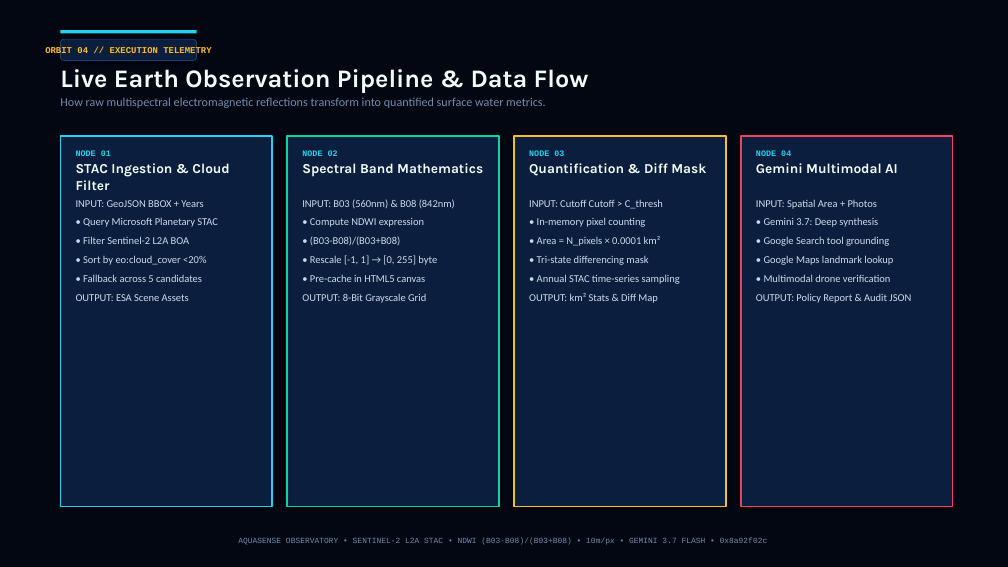
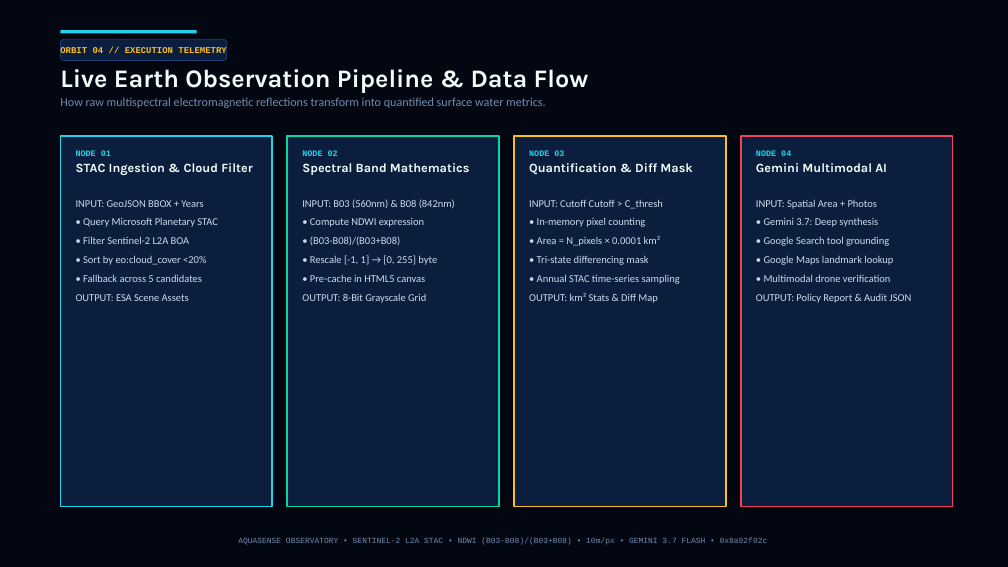
Before and after one commit to Naeha-S/Aquasense, a slide deck: slide 4 of AquaSense_Pitch_Deck_v2.pptx. Drawn at 1008x567 pixels with LibreOffice and Linux fonts; fonts in the diff are those of the drawing. Boxes give left, top, right and bottom in pixels: in the first picture for what was removed or moved away, otherwise in the second. Text is boxed around its words. In the diff, an @@ line names an element or a change of style, - is before the commit and + after.

```diff
--- a/AquaSense_Pitch_Deck_v2.pptx
+++ b/AquaSense_Pitch_Deck_v2.pptx
@@ rounded rectangle "ORBIT 04 // EXECUTION TELEMETRY": place and size @@
-rounded rectangle "ORBIT 04 // EXECUTION TELEMETRY" at bbox=[60, 39, 197, 60]
+rounded rectangle "ORBIT 04 // EXECUTION TELEMETRY" at bbox=[60, 39, 227, 60]
@@ text at bbox=[76, 163, 252, 175]: size 13 to 12 pt in "STAC Ingestion & Cloud Filter" @@
@@ text at bbox=[302, 163, 469, 175]: size 13 to 12 pt in "Spectral Band Mathematics" @@
@@ text at bbox=[529, 163, 692, 174]: size 13 to 12 pt in "Quantification & Diff Mask" @@
@@ text at bbox=[756, 163, 887, 172]: size 13 to 12 pt in "Gemini Multimodal AI" @@
```
Also in this commit, not shown: 10 other slides changed, 1 slide removed, 8 other files.
